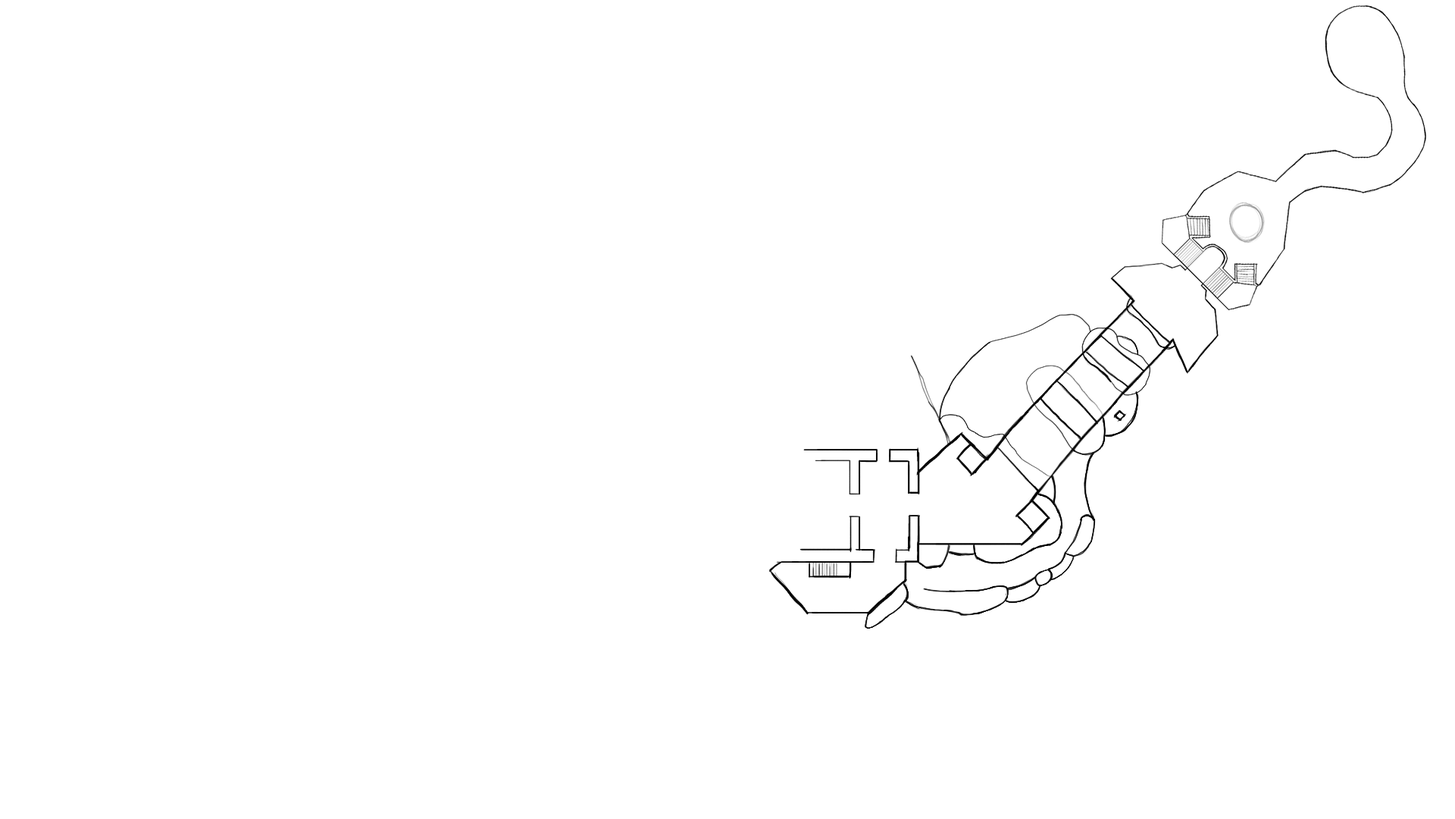
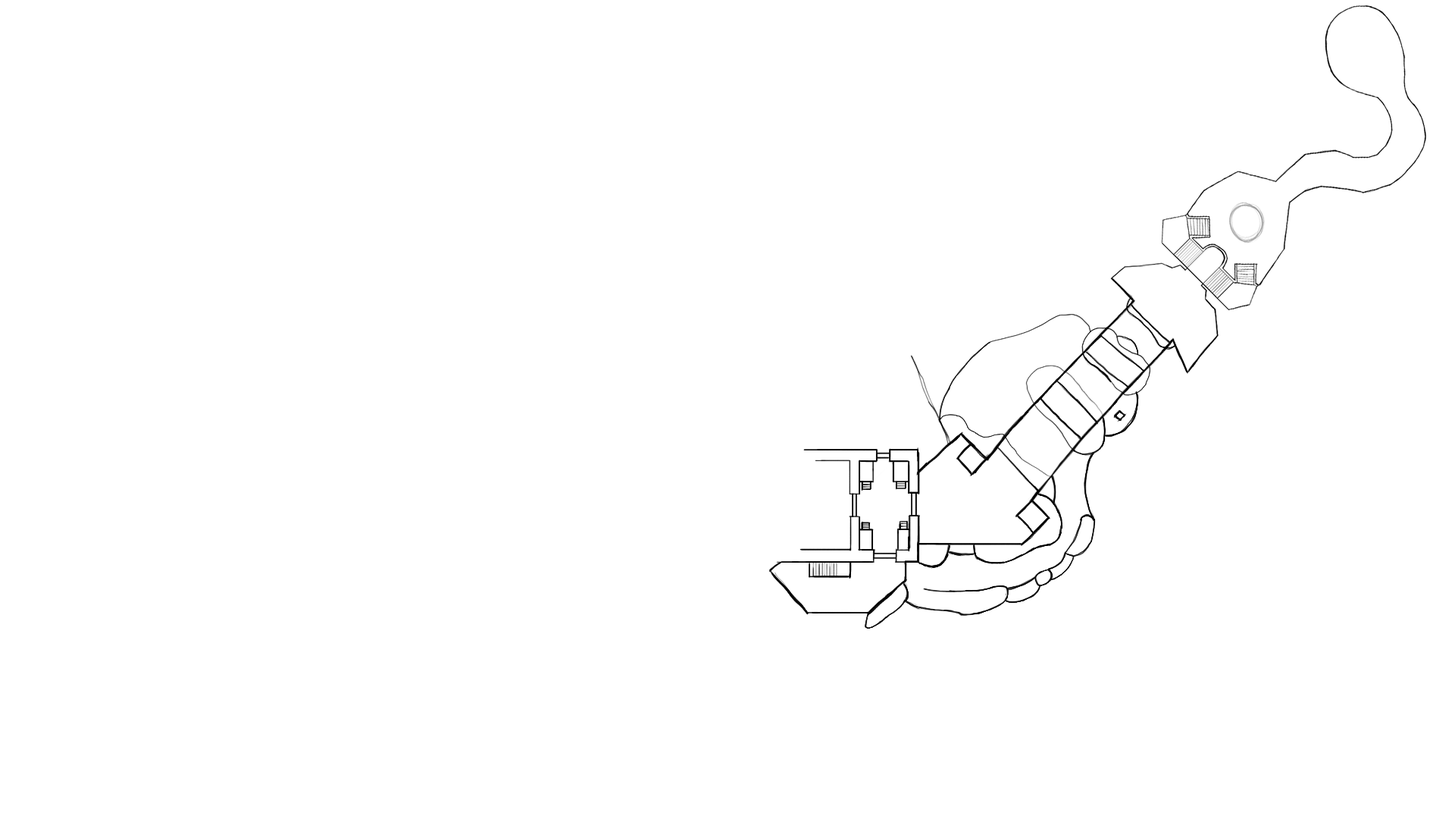
Layers edited between the first and the second 1455px x 819px image:
painted on "1F" over [849, 451, 928, 564]
painted on "0F" over [904, 444, 953, 580]
